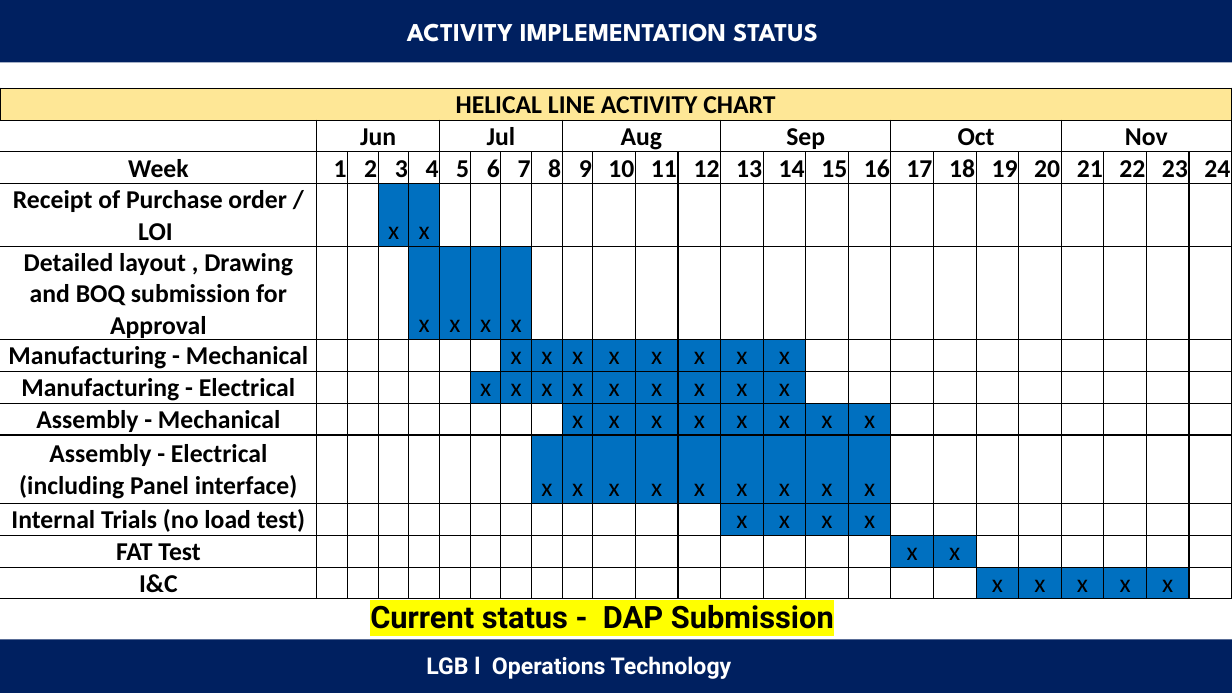
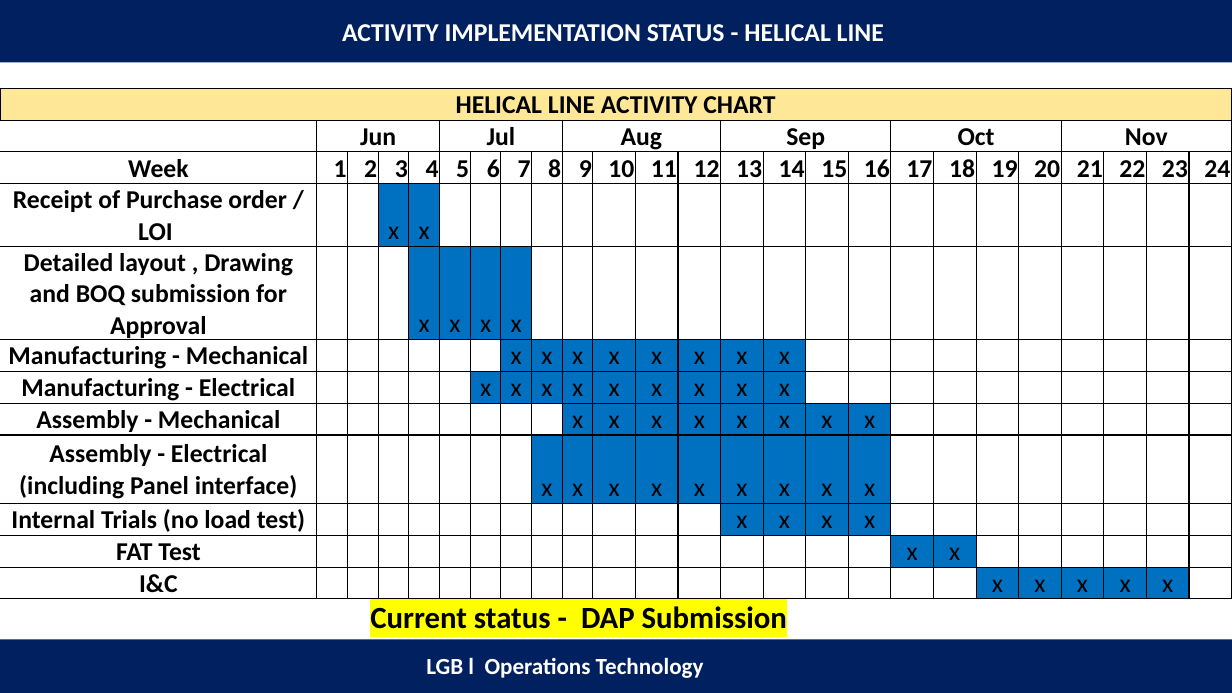
Before and after one commit to anand2204-robo/Project-List, a slide deck: slide 32 of Automation project.pptx (slide 35 before the commit). Drawn at 1232x693 pixels with LibreOffice and Linux fonts; fonts in the diff are those of the drawing. Boxes give left, top, right and bottom in pixels: in the first picture for what was removed or moved away, otherwise in the second. Text is boxed around its words. In the diff, an @@ line names an element or a change of style, - is before the commit and + after.

```diff
--- a/Automation project.pptx
+++ b/Automation project.pptx
@@ text at (342, 24, 884, 41): text changed; font League Spartan to Calibri @@
-ACTIVITY IMPLEMENTATION STATUS
+ACTIVITY IMPLEMENTATION STATUS - HELICAL LINE
@@ text "Current status - DAP Submission" at (370, 606, 787, 629): font Roboto to Calibri @@
@@ text "LGB l Operations Technology" at (426, 657, 704, 678): font Roboto to Calibri @@
```
Also in this commit, not shown: 43 other slides changed, 1 slide added, 19 slides removed.
